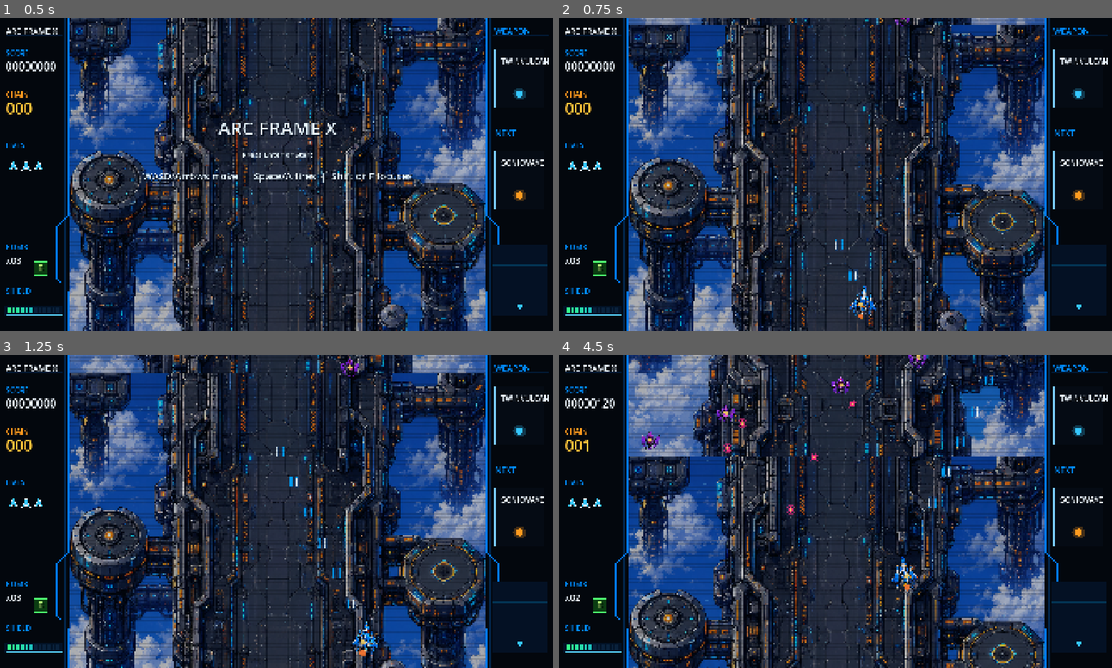
Above: before the commit, frames 1-4 (two rows, left to right).
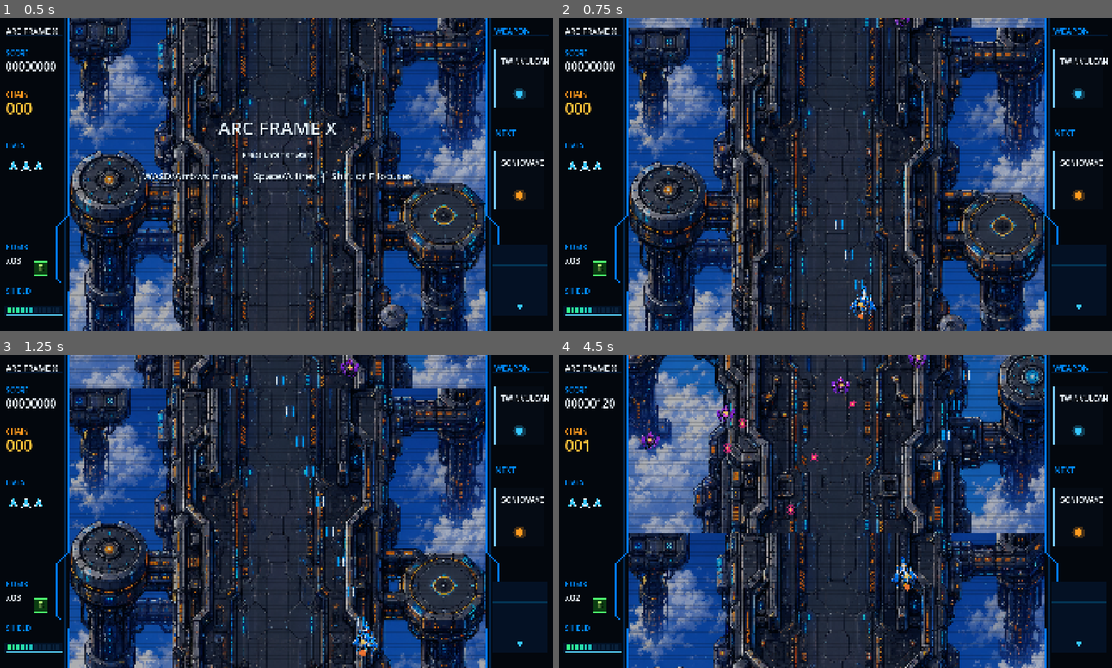
Above: after the commit, the same moments.

Repository: spacelabyelloiw/arcframex
Game: Godot game, scene res://scenes/core/main_game.tscn
Same seed, same stepped clock (60 frames per second), same inputs: the game is played once before the commit and once after it.
Inputs (mouse positions are in pixels of both pictures, inside the frame that each line leads up to):
- Up to frame 1 (0.5 s): no input
- Up to frame 2 (0.75 s): tap Enter (start_game) at 0.5 s; move the mouse to (957, 158) at 0.52 s; hold D (move_right) from 0.53 s (still down); hold Space (fire) from 0.53 s (still down); click (957, 158) at 0.67 s
- Up to frame 3 (1.25 s): keep holding D (move_right); keep holding Space (fire)
- Up to frame 4 (4.5 s): move the mouse to (724, 527) at 1.27 s; release D (move_right) at 1.28 s; release Space (fire) at 1.28 s; hold S (move_down) 1.28-2.03 s; tap X (bomb) at 1.35 s; tap Space (fire) at 1.55, 3.05 s; move the mouse to (890, 442) at 2.02 s; hold D (move_right) 2.03-2.78 s; hold Space (fire) 2.03-2.78 s; move the mouse to (807, 574) at 2.77 s; hold W (move_up) 2.78-3.53 s; tap Shift (focus) at 2.85 s; click (807, 574) at 2.92 s; move the mouse to (1001, 558) at 3.52 s; hold Space (fire) 3.53-4.28 s; hold A (move_left) from 3.53 s (still down); tap Enter (start_game) at 3.6 s; move the mouse to (669, 464) at 4.27 s; tap F at 4.35 s

Frame 1 is identical in both runs. In frame 2, 23% of the frame differs, in the area x 12-88%, y 0-100%; in frame 3, 34%; in frame 4, 47%.

Commit message:
Tune shooter feel feedback

Diff:
--- a/scripts/core/main_game.gd
+++ b/scripts/core/main_game.gd
@@ -12,12 +12,22 @@
 const CHARGE_TIME := 1.2
 const CHARGE_LASER_DURATION := 0.22
 const CHARGE_LASER_WIDTH := 52.0
+const BACKGROUND_SCROLL_SPEED := 154.0
+const HIT_FLASH_TIME := 0.11
 
 var player_texture: Texture2D = preload("res://assets/art/player/spr_player_ship_base.png")
 var choir_drone_texture: Texture2D = preload("res://assets/art/enemies/spr_choir_drone.png")
 var needle_runner_texture: Texture2D = preload("res://assets/art/enemies/spr_needle_runner.png")
 var boss_texture: Texture2D = preload("res://assets/art/bosses/spr_null_relay_seraph.png")
 var sky_arc_background_texture: Texture2D = preload("res://assets/art/backgrounds/bg_sky_arc_breach.png")
+var explosion_frame_textures: Array[Texture2D] = [
+	preload("res://assets/art/vfx/explosion_flame_00.png"),
+	preload("res://assets/art/vfx/explosion_flame_01.png"),
+	preload("res://assets/art/vfx/explosion_flame_02.png"),
+	preload("res://assets/art/vfx/explosion_flame_03.png"),
+	preload("res://assets/art/vfx/explosion_flame_04.png"),
+	preload("res://assets/art/vfx/explosion_flame_05.png")
+]
 var audio_manager_script: Script = preload("res://scripts/managers/audio_manager.gd")
 var hud_renderer_script: Script = preload("res://scripts/ui/hud_renderer.gd")
 var player_controller_script: Script = preload("res://scripts/player/player_controller.gd")
@@ -244,6 +254,7 @@
 		var enemy_position: Vector2 = enemy["position"]
 		if absf(enemy_position.x - laser_x) <= laser_width * 0.7:
 			enemy["health"] = int(enemy["health"]) - 8
+			enemy["hit_flash"] = HIT_FLASH_TIME
 			if int(enemy["health"]) <= 0:
 				_add_explosion(enemy_position, Color("#8ff6ff"), 42.0)
 				score += 150 + combo * 10
@@ -293,7 +304,8 @@
 		"health": 2 if enemy_type == "needle_runner" else 3,
 		"type": enemy_type,
 		"fire_timer": rng.randf_range(0.4, ENEMY_BULLET_INTERVAL),
-		"wobble": rng.randf_range(0.0, TAU)
+		"wobble": rng.randf_range(0.0, TAU),
+		"hit_flash": 0.0
 	})
 
 
@@ -306,6 +318,7 @@
 		enemy_position.x += sin(wobble) * 32.0 * delta
 		enemy["wobble"] = wobble
 		enemy["position"] = enemy_position
+		enemy["hit_flash"] = maxf(float(enemy.get("hit_flash", 0.0)) - delta, 0.0)
 		enemy["fire_timer"] = float(enemy["fire_timer"]) - delta
 		if float(enemy["fire_timer"]) <= 0.0 and PLAYFIELD.has_point(enemy_position):
 			enemy["fire_timer"] = ENEMY_BULLET_INTERVAL
@@ -387,6 +400,7 @@
 			var bullet_position_for_boss: Vector2 = bullet["position"]
 			if boss_pos.distance_to(bullet_position_for_boss) <= BOSS_RADIUS + BULLET_RADIUS:
 				boss_health -= int(bullet["damage"])
+				boss_hit_flash = HIT_FLASH_TIME
 				bullet_manager.mark_player_bullet_spent(bullet)
 				score += 5
 				if boss_health <= 0:
@@ -399,6 +413,7 @@
 			var bullet_position: Vector2 = bullet["position"]
 			if enemy_position.distance_to(bullet_position) <= ENEMY_RADIUS + BULLET_RADIUS:
 				enemy["health"] = int(enemy["health"]) - int(bullet["damage"])
+				enemy["hit_flash"] = HIT_FLASH_TIME
 				bullet_manager.mark_player_bullet_spent(bullet)
 				if int(enemy["health"]) <= 0:
 					score += 100 + combo * 10
@@ -485,7 +500,7 @@
 
 
 func _add_explosion(pos: Vector2, color: Color, radius: float) -> void:
-	effects.append({"position": pos, "color": color, "radius": radius, "ttl": 0.34, "age": 0.0})
+	effects.append({"position": pos, "color": color, "radius": radius, "ttl": 0.34, "age": 0.0, "type": "flame_explosion"})
 
 
 func _add_shake(duration: float, strength: float) -> void:
@@ -574,7 +589,7 @@
 		return
 
 	var bg_height := PLAYFIELD.size.x * float(sky_arc_background_texture.get_height()) / float(sky_arc_background_texture.get_width())
-	var scroll := fmod(stage_time * 88.0, bg_height)
+	var scroll := fmod(stage_time * BACKGROUND_SCROLL_SPEED, bg_height)
 	var bg_size := Vector2(PLAYFIELD.size.x, bg_height)
 	var first_y := PLAYFIELD.position.y + scroll - bg_height
 	while first_y > PLAYFIELD.position.y:
@@ -615,9 +630,12 @@
 	if not boss_started:
 		return
 
-	_draw_texture_centered(boss_texture, boss_pos + Vector2(0, 12 + sin(boss_weave * 7.0) * 2.0), Vector2(330, 305), sin(boss_weave * 2.0) * 0.025)
+	var boss_draw_pos := boss_pos + Vector2(0, 12 + sin(boss_weave * 7.0) * 2.0)
+	var boss_rotation := sin(boss_weave * 2.0) * 0.025
+	_draw_texture_centered(boss_texture, boss_draw_pos, Vector2(330, 305), boss_rotation)
 	if boss_hit_flash > 0.0:
-		draw_circle(boss_pos, 104.0, Color(1.0, 1.0, 1.0, boss_hit_flash * 2.8))
+		_draw_texture_centered(boss_texture, boss_draw_pos, Vector2(330, 305), boss_rotation, Color(1.0, 1.0, 1.0, 0.75))
+		draw_circle(boss_pos, 112.0, Color(1.0, 1.0, 1.0, boss_hit_flash * 2.0))
 	draw_circle(boss_pos + Vector2(0, 4), 18.0 + sin(boss_weave * 8.0) * 3.0, Color(1.0, 0.35, 0.95, 0.65))
 	draw_arc(boss_pos, BOSS_RADIUS, 0.0, TAU, 32, Color("#ffe6f1"), 3.0)
 
@@ -633,10 +651,15 @@
 	var enemy_type: String = enemy["type"]
 	var center: Vector2 = enemy["position"]
 	var wobble: float = enemy["wobble"]
+	var hit_flash: float = float(enemy.get("hit_flash", 0.0))
 	if enemy_type == "needle_runner":
 		_draw_texture_centered(needle_runner_texture, center + Vector2(0, 2), Vector2(78, 78), sin(wobble) * 0.08)
+		if hit_flash > 0.0:
+			_draw_texture_centered(needle_runner_texture, center + Vector2(0, 2), Vector2(78, 78), sin(wobble) * 0.08, Color(1.0, 1.0, 1.0, 0.82))
 	else:
 		_draw_texture_centered(choir_drone_texture, center + Vector2(0, 2 + sin(wobble * 1.7) * 2.0), Vector2(78, 70), sin(wobble) * 0.05)
+		if hit_flash > 0.0:
+			_draw_texture_centered(choir_drone_texture, center + Vector2(0, 2 + sin(wobble * 1.7) * 2.0), Vector2(78, 70), sin(wobble) * 0.05, Color(1.0, 1.0, 1.0, 0.82))
 	draw_circle(_pixel_snap(center), 7.0, Color("#ffd166"))
 
 
@@ -648,16 +671,22 @@
 	var ttl: float = effect["ttl"]
 	var progress := clampf(age / (age + ttl), 0.0, 1.0)
 	var alpha := 1.0 - progress
+	if String(effect.get("type", "")) == "flame_explosion" and not explosion_frame_textures.is_empty():
+		var frame_index := mini(int(progress * float(explosion_frame_textures.size())), explosion_frame_textures.size() - 1)
+		var frame_texture := explosion_frame_textures[frame_index]
+		var frame_size := Vector2(radius * 2.2, radius * 2.2) * lerpf(0.55, 1.15, progress)
+		_draw_texture_centered(frame_texture, effect_position, frame_size, 0.0, Color(1.0, 1.0, 1.0, alpha))
+		return
 	draw_circle(effect_position, radius * progress, Color(effect_color.r, effect_color.g, effect_color.b, 0.28 * alpha))
 	draw_arc(effect_position, radius * progress, 0.0, TAU, 36, Color(effect_color.r, effect_color.g, effect_color.b, alpha), 4.0)
 
 
-func _draw_texture_centered(texture: Texture2D, center: Vector2, size: Vector2, rotation := 0.0) -> void:
+func _draw_texture_centered(texture: Texture2D, center: Vector2, size: Vector2, rotation := 0.0, modulate: Color = Color.WHITE) -> void:
 	if texture == null:
 		return
 	var snapped := _pixel_snap(center)
 	draw_set_transform(snapped + draw_shake_offset, rotation, Vector2.ONE)
-	draw_texture_rect(texture, Rect2(-size * 0.5, size), false)
+	draw_texture_rect(texture, Rect2(-size * 0.5, size), false, modulate)
 	draw_set_transform(draw_shake_offset, 0.0, Vector2.ONE)
 
 
--- a/scripts/managers/audio_manager.gd
+++ b/scripts/managers/audio_manager.gd
@@ -37,11 +37,11 @@
 
 	match sfx_name:
 		"player_shot":
-			frequency = 980.0
-			end_frequency = 760.0
-			duration = 0.045
-			volume = 0.13
-			waveform = "pulse"
+			frequency = 1320.0
+			end_frequency = 1560.0
+			duration = 0.052
+			volume = 0.16
+			waveform = "energy_pulse"
 		"charge_release":
 			frequency = 1400.0
 			end_frequency = 360.0
@@ -119,5 +119,10 @@
 		"alarm":
 			var gate := 1.0 if int(progress * 12.0) % 2 == 0 else 0.35
 			return sin(TAU * frequency * t) * gate
+		"energy_pulse":
+			var gate := 1.0 if int(progress * 5.0) % 2 == 0 else 0.55
+			var carrier := sin(TAU * frequency * t)
+			var overtone := sin(TAU * frequency * 2.02 * t) * 0.35
+			return (carrier + overtone) * gate
 		_:
 			return sin(TAU * frequency * t)
--- a/scripts/player/player_controller.gd
+++ b/scripts/player/player_controller.gd
@@ -2,7 +2,7 @@
 
 const PLAYER_SPEED := 420.0
 const FOCUS_SPEED := 230.0
-const FIRE_INTERVAL := 0.11
+const FIRE_INTERVAL := 0.075
 const CHARGE_TIME := 1.2
 
 var position := Vector2.ZERO
@@ -84,8 +84,8 @@
 
 	if fire_pressed and fire_timer <= 0.0:
 		fire_timer = FIRE_INTERVAL
-		shots.append({"position": position + Vector2(-10, -24), "velocity": Vector2(0, -900), "damage": 1})
-		shots.append({"position": position + Vector2(10, -24), "velocity": Vector2(0, -900), "damage": 1})
+		shots.append({"position": position + Vector2(-10, -24), "velocity": Vector2(0, -1250), "damage": 1})
+		shots.append({"position": position + Vector2(10, -24), "velocity": Vector2(0, -1250), "damage": 1})
 
 	was_fire_pressed = fire_pressed
 	return {
Binary file added: assets/art/vfx/explosion_flame_00.png
Not shown, added: assets/art/vfx/explosion_flame_00.png.import
Binary file added: assets/art/vfx/explosion_flame_01.png
Not shown, added: assets/art/vfx/explosion_flame_01.png.import
Binary file added: assets/art/vfx/explosion_flame_02.png
Not shown, added: assets/art/vfx/explosion_flame_02.png.import
Binary file added: assets/art/vfx/explosion_flame_03.png
Not shown, added: assets/art/vfx/explosion_flame_03.png.import
Binary file added: assets/art/vfx/explosion_flame_04.png
Not shown, added: assets/art/vfx/explosion_flame_04.png.import
Binary file added: assets/art/vfx/explosion_flame_05.png
Not shown, added: assets/art/vfx/explosion_flame_05.png.import
(and 1 more such lines)
